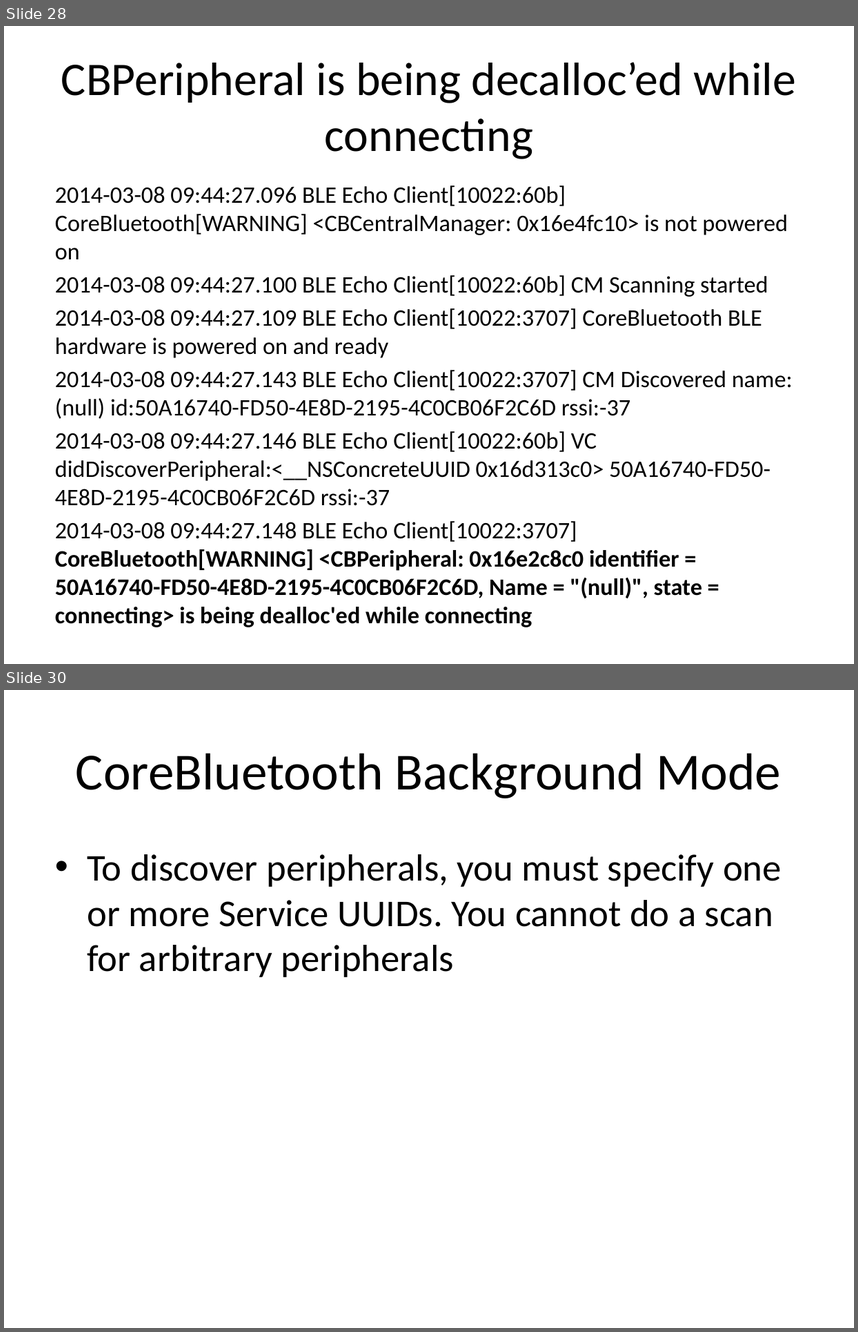
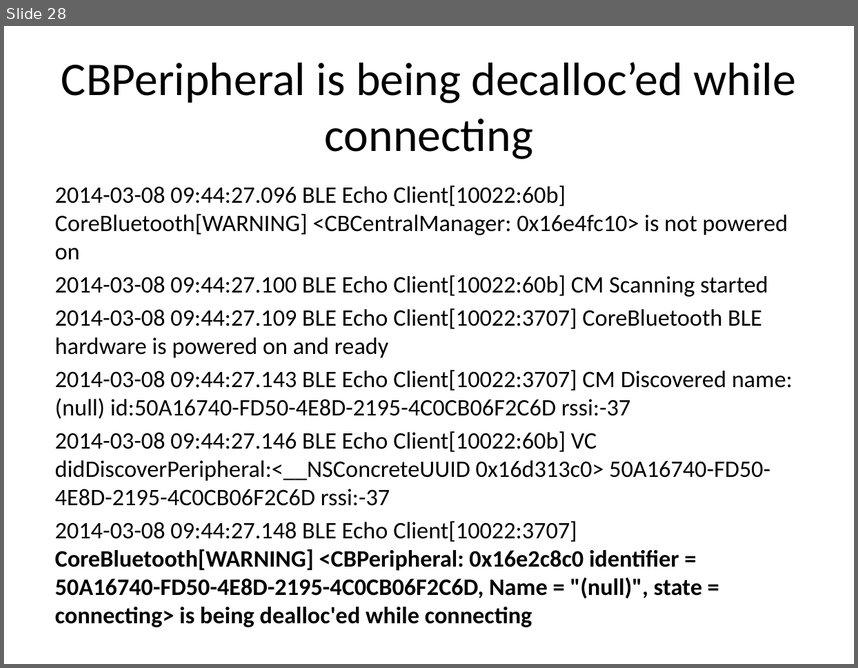
Before and after one commit to a34729t/SimpleCentral, a slide deck: Lecture.pptx. Shown one above the other, each under a label of ours: slides 28 and 30 before the commit, slide 28 after it; the slides between them are not shown. The pictures are 858x1332 and 858x668 pixels, drawn with LibreOffice and Linux fonts; fonts in the diff are those of the drawing. Boxes give left, top, right and bottom in pixels: in the first picture for what was removed or moved away, otherwise in the second. Text is boxed around its words. In the diff, an @@ line names an element or a change of style, - is before the commit and + after.

```diff
--- a/Lecture.pptx
+++ b/Lecture.pptx
@@ slide 30 removed at (x1=4, y1=690, x2=854, y2=1328), background #FFFFFF @@
@@ title removed at (x1=76, y1=753, x2=781, y2=798) @@
-CoreBluetooth Background Mode
@@ text removed at (x1=87, y1=854, x2=782, y2=977) @@
-• To discover peripherals, you must specify one or more Service UUIDs. You cannot do a scan for arbitrary peripherals
```
Also in this commit, not shown: 1 slide changed, 2 slides added, 1 other slide removed.
